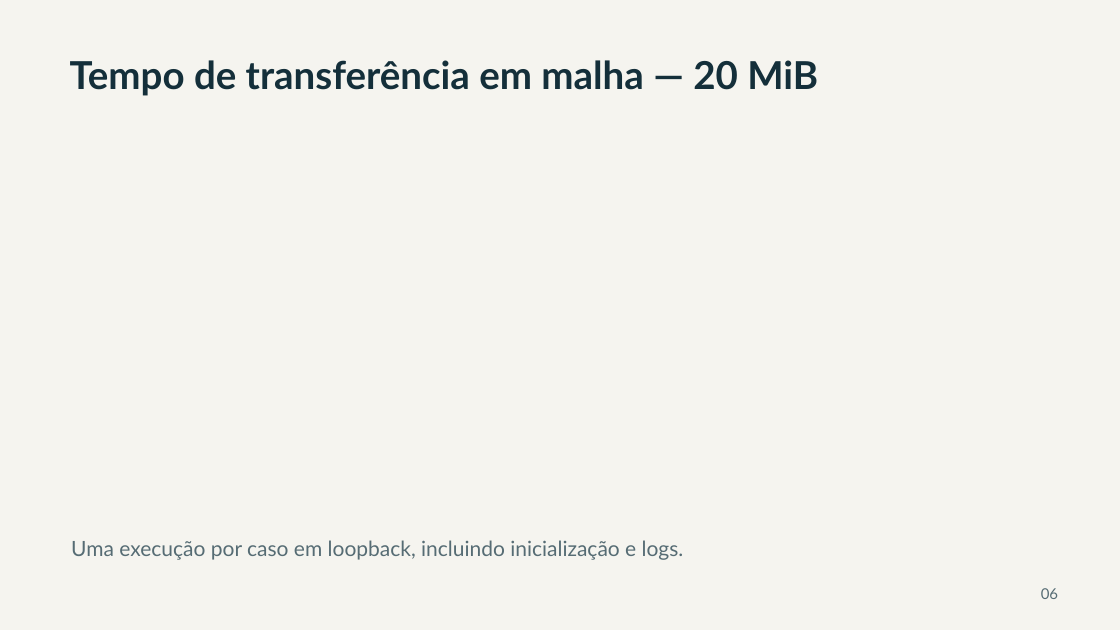
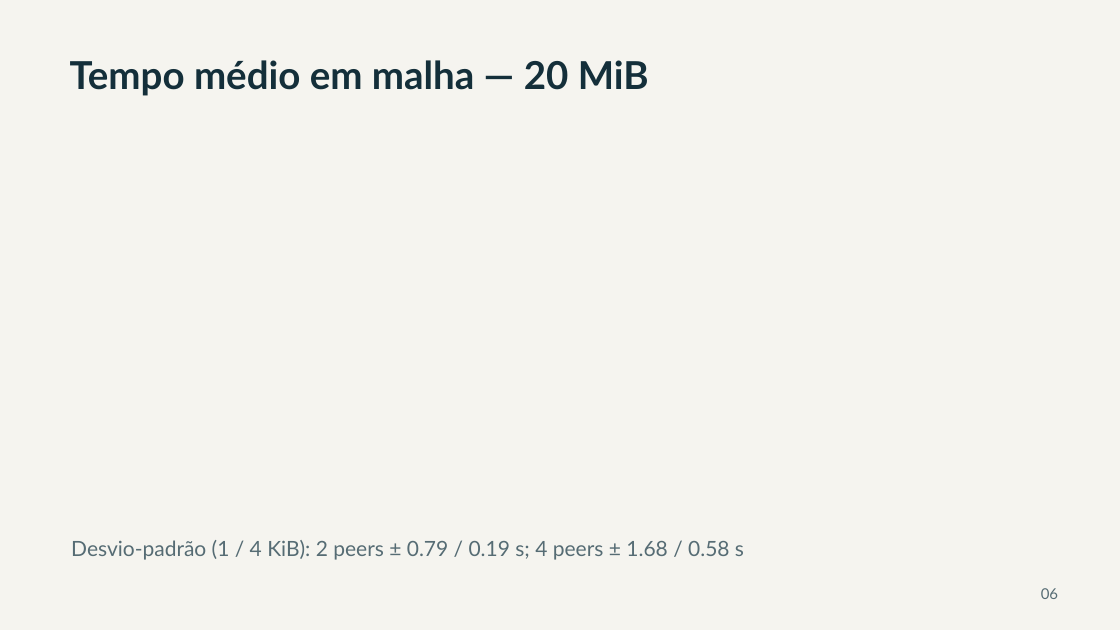
Before and after one commit to Augusto42/sd-tp2-p2p-2026, a slide deck: slide 6 of docs/apresentacao.pptx. Drawn at 1120x630 pixels with LibreOffice and Linux fonts; fonts in the diff are those of the drawing. Boxes give left, top, right and bottom in pixels: in the first picture for what was removed or moved away, otherwise in the second. Text is boxed around its words. In the diff, an @@ line names an element or a change of style, - is before the commit and + after.

```diff
--- a/docs/apresentacao.pptx
+++ b/docs/apresentacao.pptx
@@ text at (70,60,649,96): text changed @@
-Tempo de transferência em malha — 20 MiB
+Tempo médio em malha — 20 MiB
@@ text at (71,540,744,560): text changed @@
-Uma execução por caso em loopback, incluindo inicialização e logs.
+Desvio-padrão (1 / 4 KiB): 2 peers ± 0.79 / 0.19 s; 4 peers ± 1.68 / 0.58 s
```
Also in this commit, not shown: 3 other slides changed, 21 other files.
